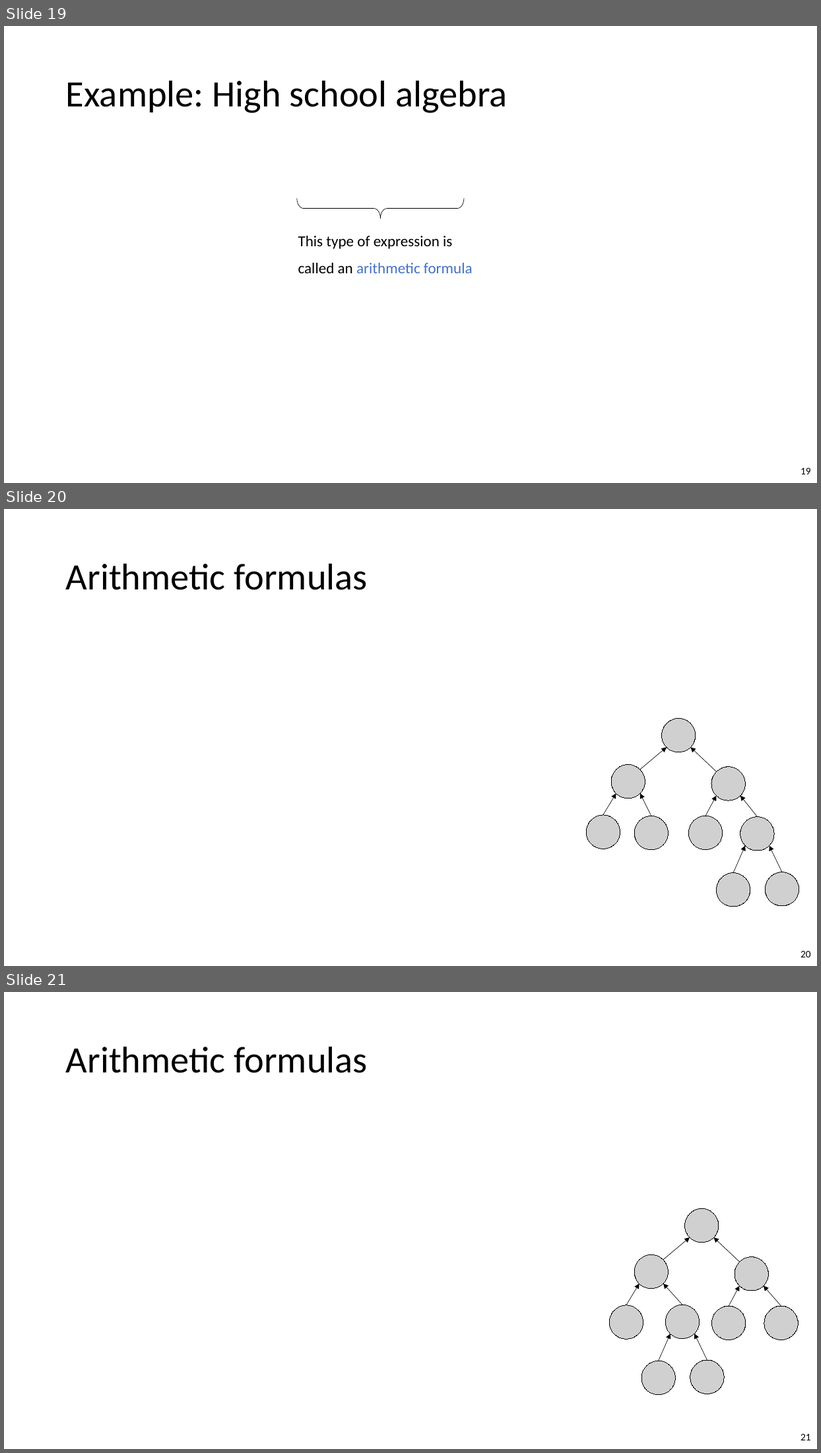
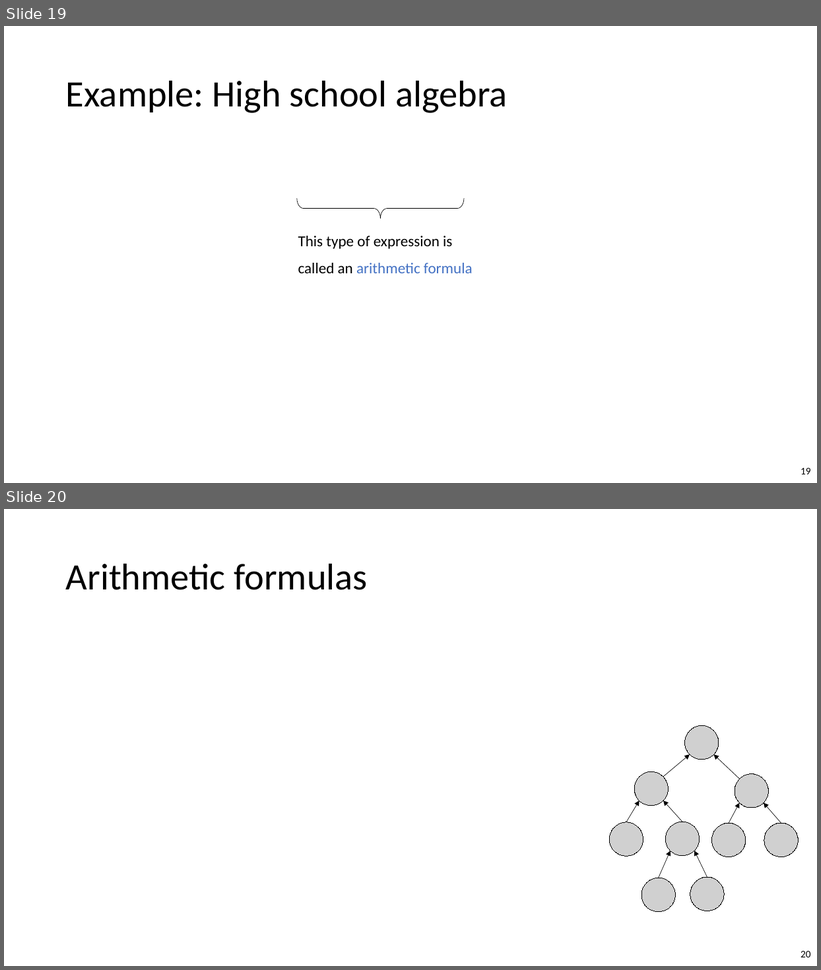
Before and after one commit to williamhoza/personal-website, a slide deck: teaching/spring2025-intro-to-complexity/a12-randomization.pptx. Shown one above the other, each under a label of ours: slides 19, 20 and 21 before the commit, slides 19 and 20 after it. The pictures are 821x1453 and 821x970 pixels, drawn with LibreOffice and Linux fonts; fonts in the diff are those of the drawing; grey boxes stand for pictures. Boxes give left, top, right and bottom in pixels: in the first picture for what was removed or moved away, otherwise in the second. Text is boxed around its words. In the diff, an @@ line names an element or a change of style, - is before the commit and + after.

Commit message:
Remove duplicate slide

```diff
--- a/teaching/spring2025-intro-to-complexity/a12-randomization.pptx
+++ b/teaching/spring2025-intro-to-complexity/a12-randomization.pptx
@@ slide 20 removed at (4,509,817,966), background #FFFFFF @@
@@ title removed at (66,563,368,590) @@
-Arithmetic formulas
@@ group removed at (587,719,799,908): 9 pictures, 8 arrows @@
@@ page number removed at (801,951,811,958) @@
-20
@@ what was slide 21 is now slide 20 @@
@@ page number at (801,951,811,958): text changed @@
-21
+20
```
Also in this commit, not shown: 1 other file.
